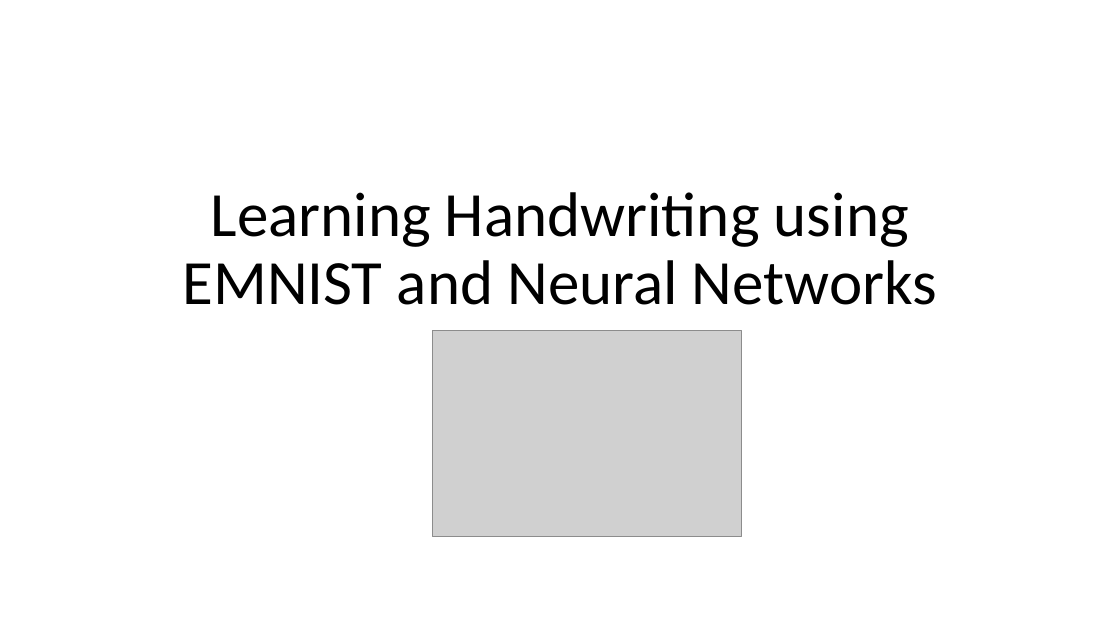
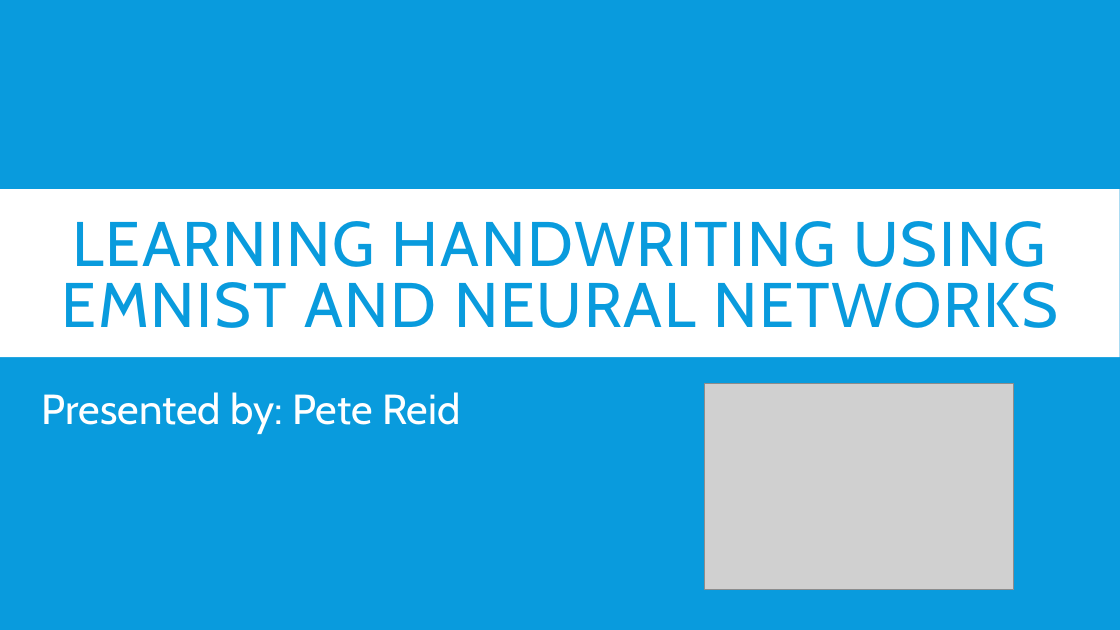
Before and after one commit to itispete/Final, a slide deck: slide 1 of Learning Handwriting using EMNIST.pptx. Drawn at 1120x630 pixels with LibreOffice and Linux fonts; fonts in the diff are those of the drawing; grey boxes stand for pictures. Boxes give left, top, right and bottom in pixels: in the first picture for what was removed or moved away, otherwise in the second. Text is boxed around its words. In the diff, an @@ line names an element or a change of style, - is before the commit and + after.

```diff
--- a/Learning Handwriting using EMNIST.pptx
+++ b/Learning Handwriting using EMNIST.pptx
@@ background #FFFFFF to #099BDD @@
@@ rectangle added at (0,189,1120,357), fill #FFFFFF @@
@@ title "LEARNING HANDWRITING USING EMNIST AND ..." at (62,221,1058,328): vertical alignment bottom to middle @@
@@ title at (62,221,1058,328): text changed; font Calibri to Cabin; text colour #000000 to #099BDD @@
-Learning Handwriting using EMNIST and Neural Networks
+LEARNING HANDWRITING USING EMNIST AND NEURAL NETWORKS
@@ picture: place and size @@
-picture at (433,331,742,537)
+picture at (705,384,1014,590)
@@ text added at (42,392,460,434), 36 pt, text #FFFFFF @@
+Presented by: Pete Reid
```
Also in this commit, not shown: 6 other slides changed, 2 slides added.
